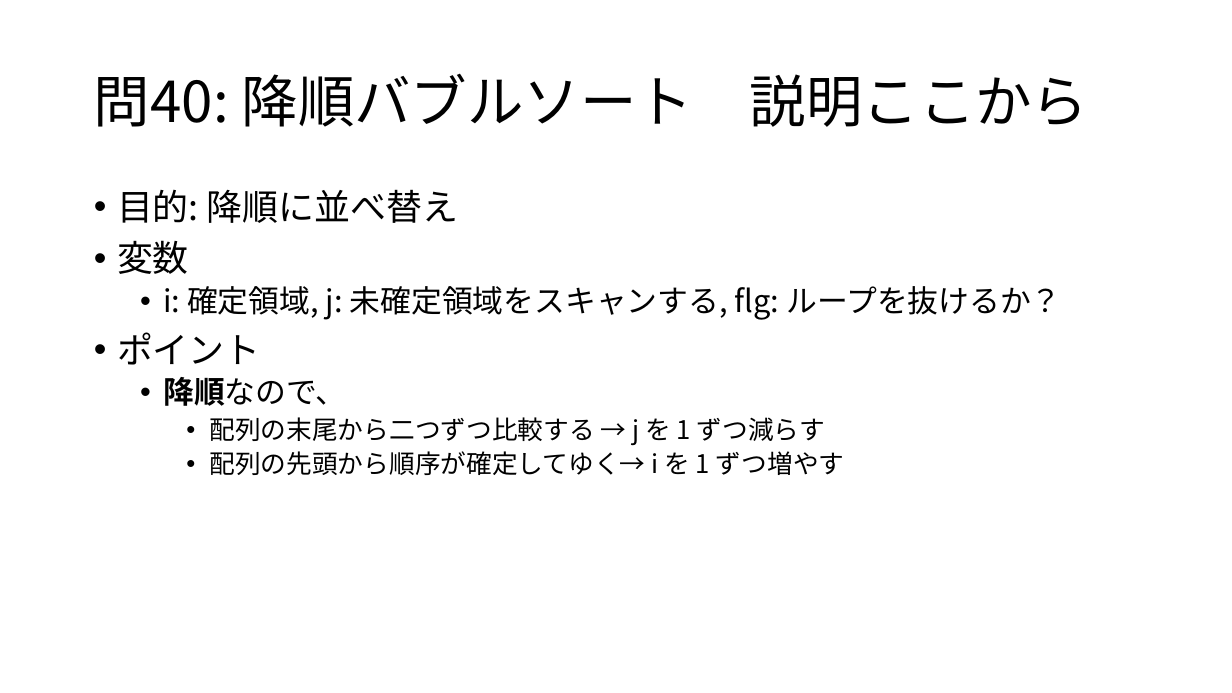
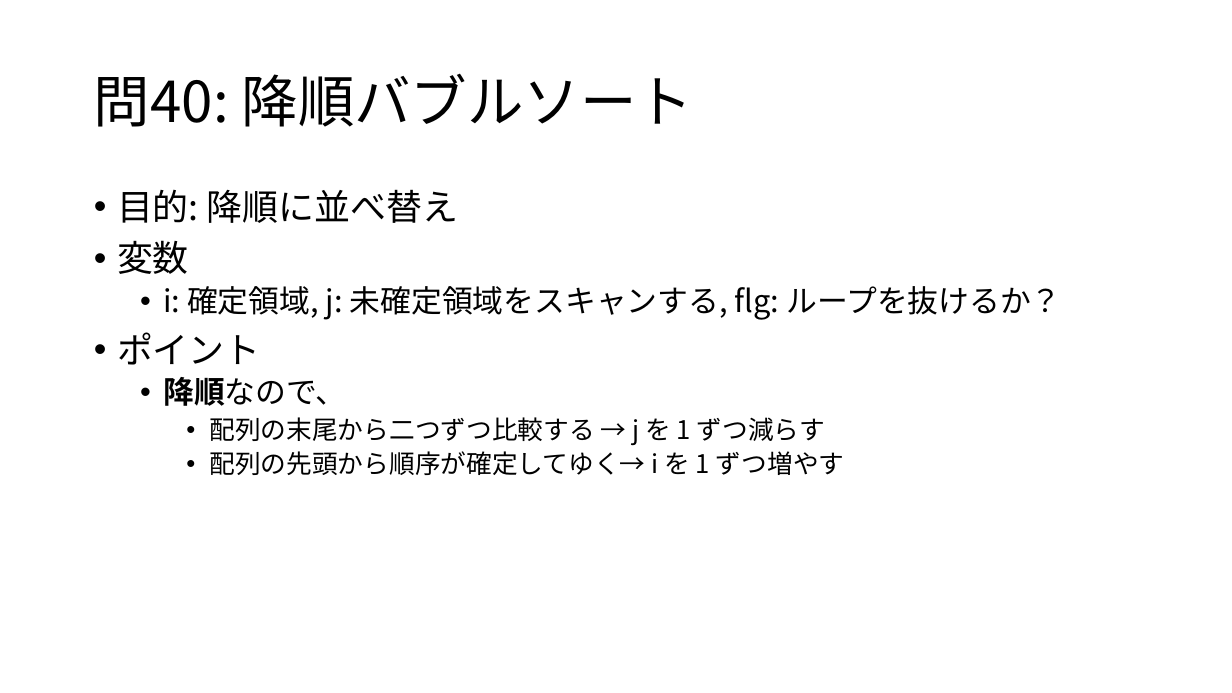
Before and after one commit to osamu377/FromZero, a slide deck: slide 6 of 問題集/問36-40.pptx. Drawn at 1232x693 pixels with LibreOffice and Linux fonts; fonts in the diff are those of the drawing. Boxes give left, top, right and bottom in pixels: in the first picture for what was removed or moved away, otherwise in the second. Text is boxed around its words. In the diff, an @@ line names an element or a change of style, - is before the commit and + after.

```diff
--- a/問題集/問36-40.pptx
+++ b/問題集/問36-40.pptx
@@ title at (94, 73, 694, 127): text changed @@
-問40: 降順バブルソート 説明ここから
+問40: 降順バブルソート
```
Also in this commit, not shown: 3 other files.
